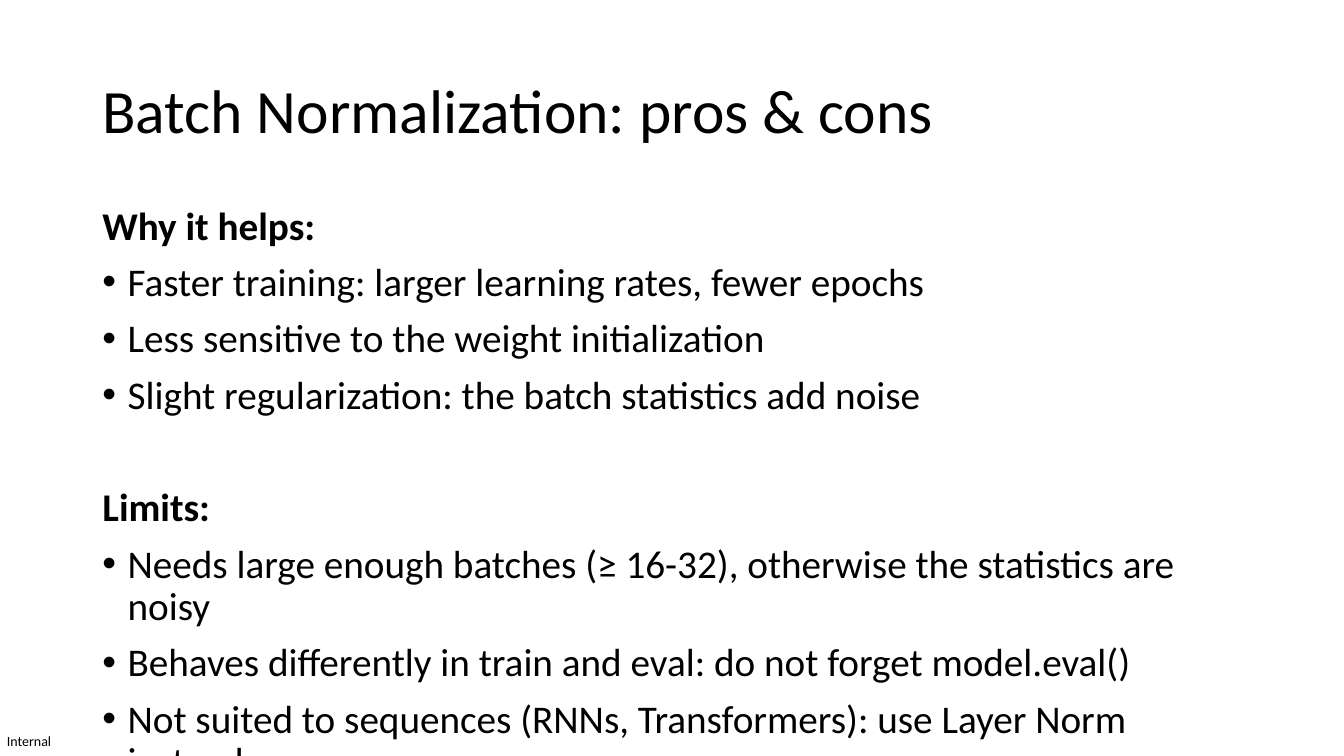
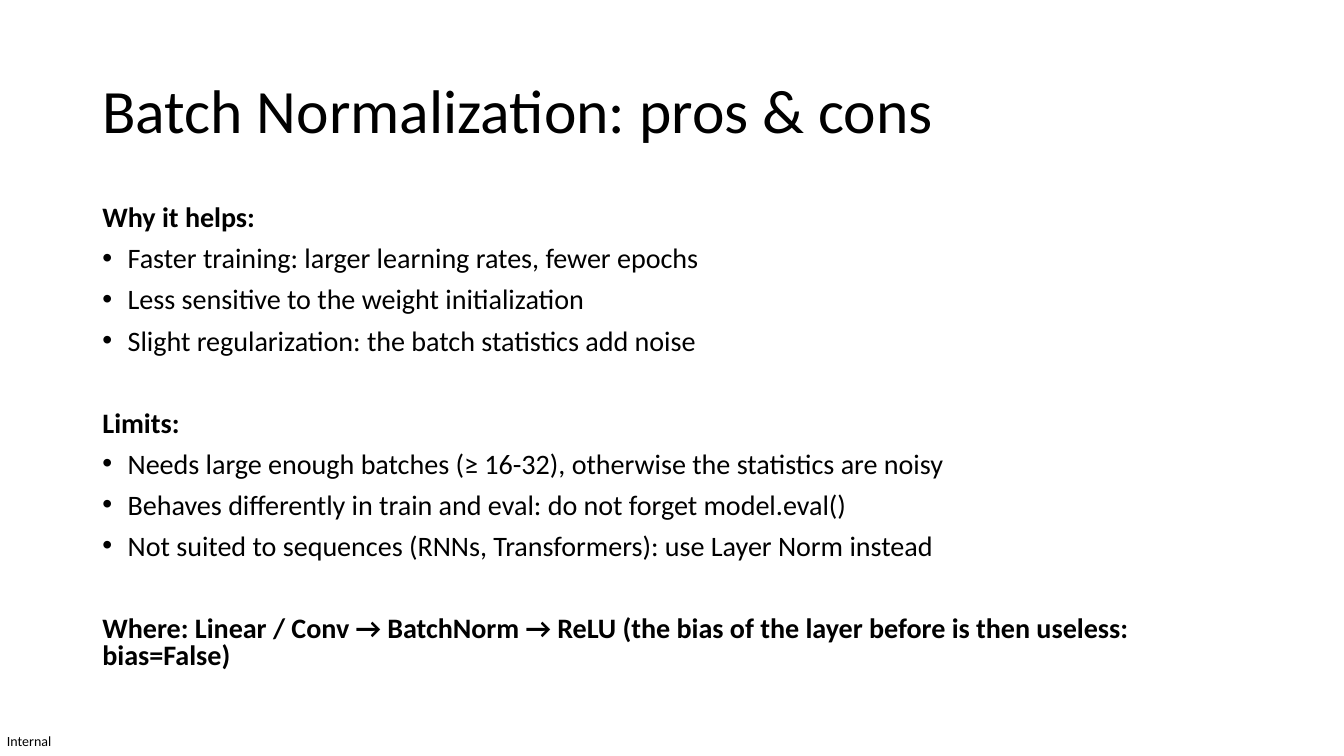
Before and after one commit to pauldubois98/AdcancedTopicsDataScience2026, a slide deck: slide 30 of Course09/slides.pptx. Drawn at 1344x756 pixels with LibreOffice and Linux fonts; fonts in the diff are those of the drawing. Boxes give left, top, right and bottom in pixels: in the first picture for what was removed or moved away, otherwise in the second. Text is boxed around its words. In the diff, an @@ line names an element or a change of style, - is before the commit and + after.

```diff
--- a/Course09/slides.pptx
+++ b/Course09/slides.pptx
@@ text "Why it helps:" at (102, 207, 1128, 669): size 28 to 20.1 pt; line spacing 0.9 to 0.8 @@
```
Also in this commit, not shown: 9 other slides changed, 5 slides removed.
